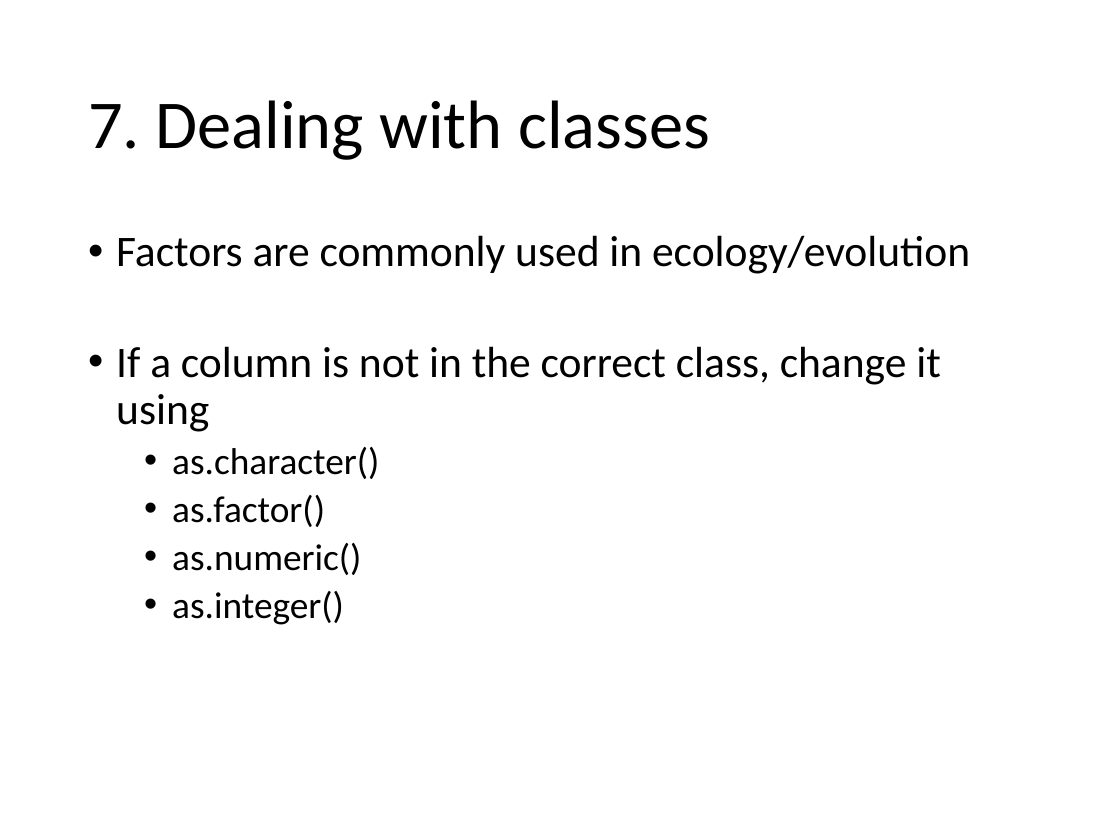
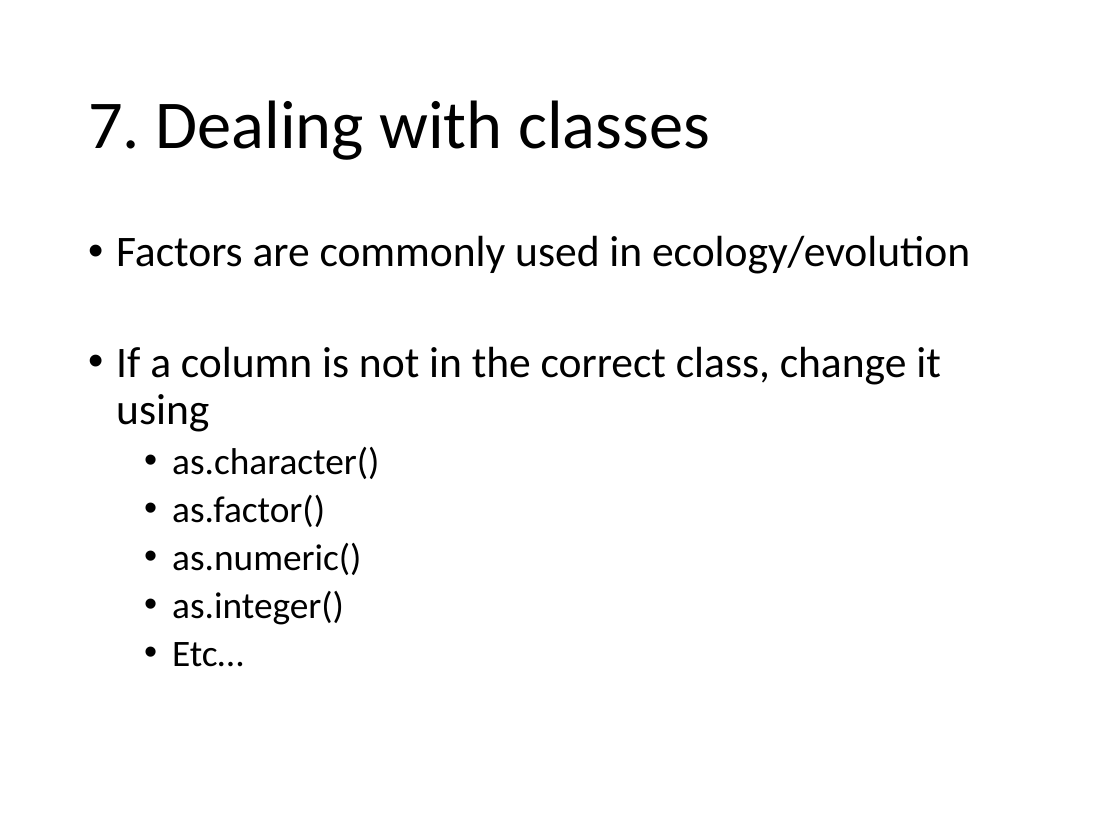
Before and after one commit to EEOB590A-Fall-2019/Course-Materials, a slide deck: slide 18 of 1. Intro to R/3. R-Intro_part2.pptx. Drawn at 1120x840 pixels with LibreOffice and Linux fonts; fonts in the diff are those of the drawing. Boxes give left, top, right and bottom in pixels: in the first picture for what was removed or moved away, otherwise in the second. Text is boxed around its words. In the diff, an @@ line names an element or a change of style, - is before the commit and + after.

Commit message:
updates from class

```diff
--- a/1. Intro to R/3. R-Intro_part2.pptx
+++ b/1. Intro to R/3. R-Intro_part2.pptx
@@ text at <box>172,642,243,667</box>: paragraph added @@
+  • Etc…
```
Also in this commit, not shown: 3 other slides changed, 1 other file.
